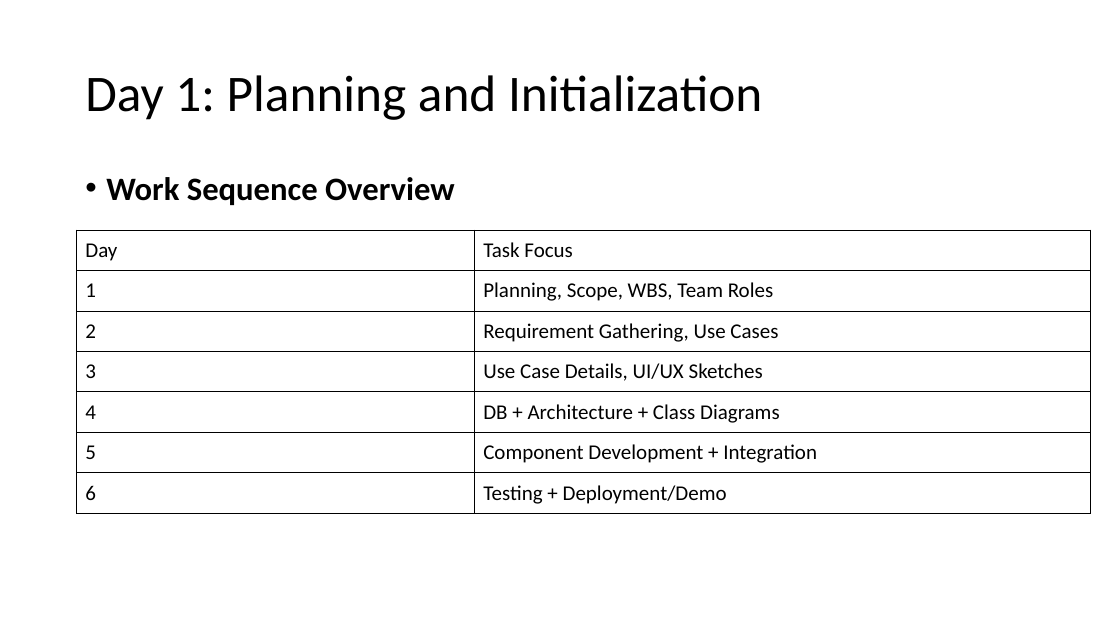
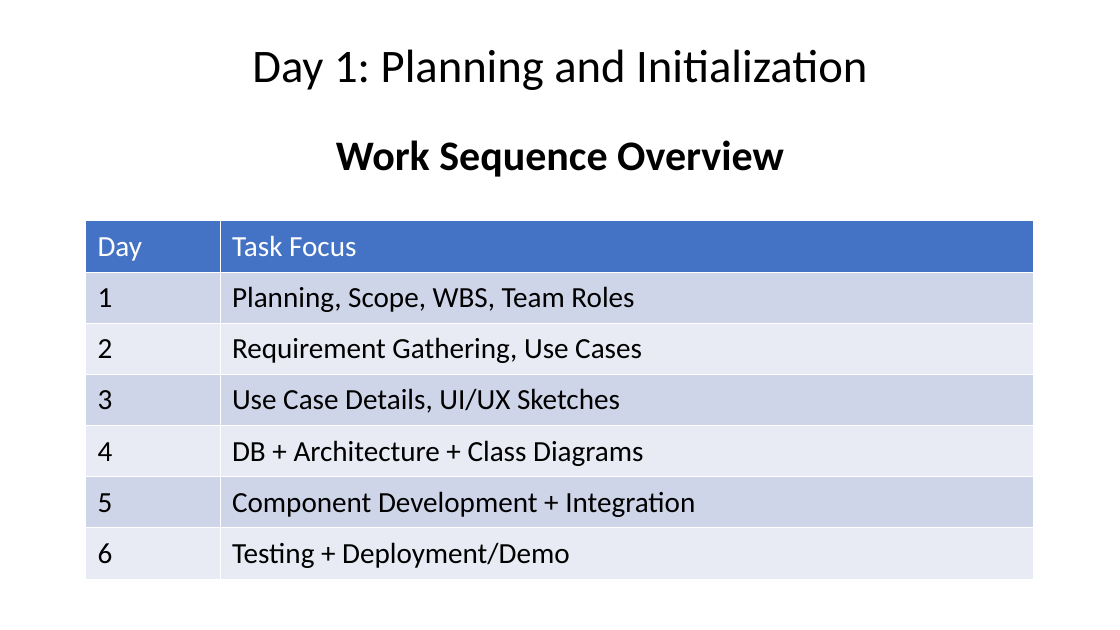
Before and after one commit to CheetoBuri/ProposalForSmartRide, a slide deck: slide 7 of Smartride proposal.pptx. Drawn at 1120x630 pixels with LibreOffice and Linux fonts; fonts in the diff are those of the drawing. Boxes give left, top, right and bottom in pixels: in the first picture for what was removed or moved away, otherwise in the second. Text is boxed around its words. In the diff, an @@ line names an element or a change of style, - is before the commit and + after.

Commit message:
Updated the presentation

```diff
--- a/Smartride proposal.pptx
+++ b/Smartride proposal.pptx
@@ title "Day 1: Planning and Initialization": place and size @@
-title "Day 1: Planning and Initialization" at bbox=[85, 75, 762, 120]
+title "Day 1: Planning and Initialization" at bbox=[252, 49, 867, 90]
@@ title "Day 1: Planning and Initialization" at bbox=[252, 49, 867, 90]: size 44 to 40 pt; alignment left to centre @@
@@ text "Work Sequence Overview": place and size @@
-text "Work Sequence Overview" at bbox=[106, 177, 455, 205]
+text "Work Sequence Overview" at bbox=[336, 140, 784, 177]
@@ text "Work Sequence Overview" at bbox=[336, 140, 784, 177]: size 28 to 36 pt; alignment left to centre; bullet • to none; vertical alignment top to middle @@
@@ table at bbox=[86, 221, 1033, 579] @@
@@ fill none to #4472C4 in row 1 @@
@@ fill none to #CFD5EA in 6 cells @@
@@ fill none to #E9EBF5 in 6 cells @@
@@ size 18 to 25 pt @@
@@ text colour #000000 to #FFFFFF in "Day", "Task Focus" @@
@@ borders changed @@
@@ table: place and size @@
-table at bbox=[77, 230, 1091, 513]
+table at bbox=[86, 221, 1033, 579]
```
Also in this commit, not shown: 16 other slides changed.
